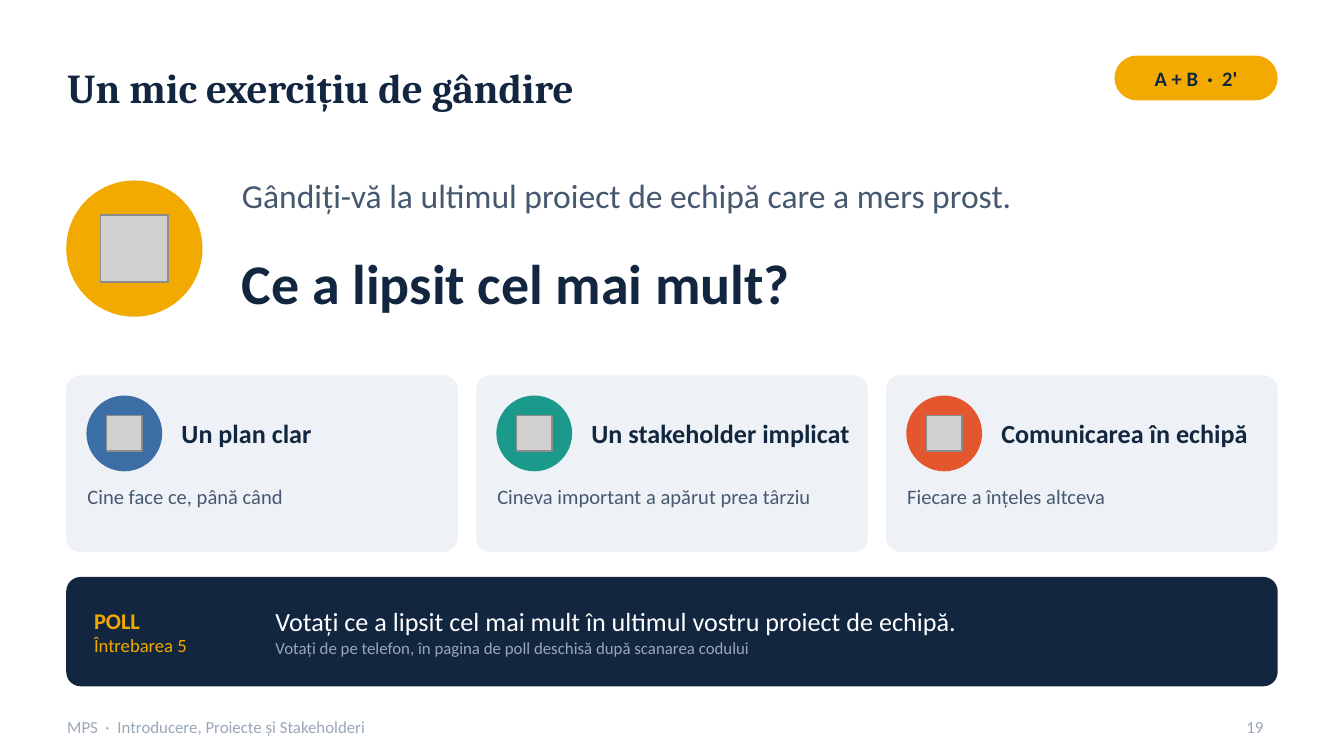
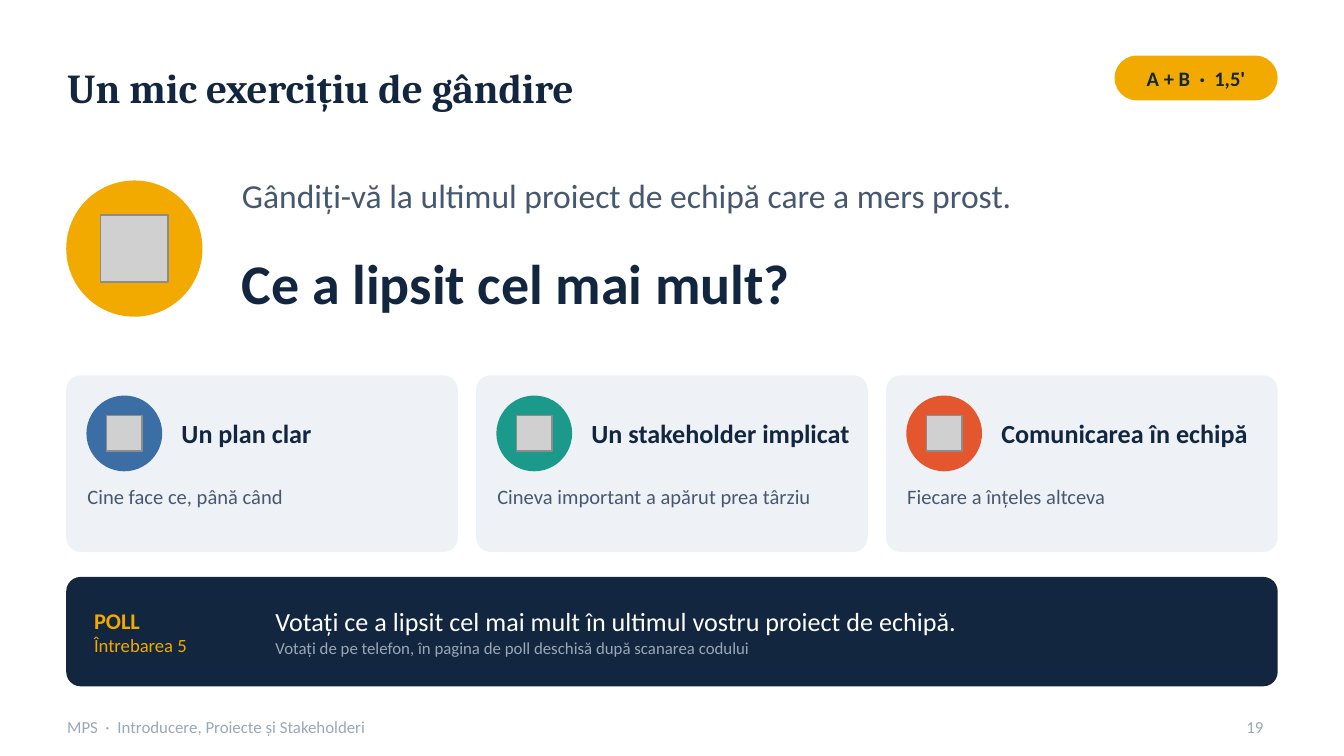
Before and after one commit to dobrinz123/PREZENTARE_MPS, a slide deck: slide 19 of Prezentare_MPS.pptx. Drawn at 1344x756 pixels with LibreOffice and Linux fonts; fonts in the diff are those of the drawing; grey boxes stand for pictures. Boxes give left, top, right and bottom in pixels: in the first picture for what was removed or moved away, otherwise in the second. Text is boxed around its words. In the diff, an @@ line names an element or a change of style, - is before the commit and + after.

```diff
--- a/Prezentare_MPS.pptx
+++ b/Prezentare_MPS.pptx
@@ text at (x1=1147, y1=72, x2=1245, y2=89): text changed @@
-A + B · 2'
+A + B · 1,5'
```
Also in this commit, not shown: 15 other slides changed, 1 other file.
